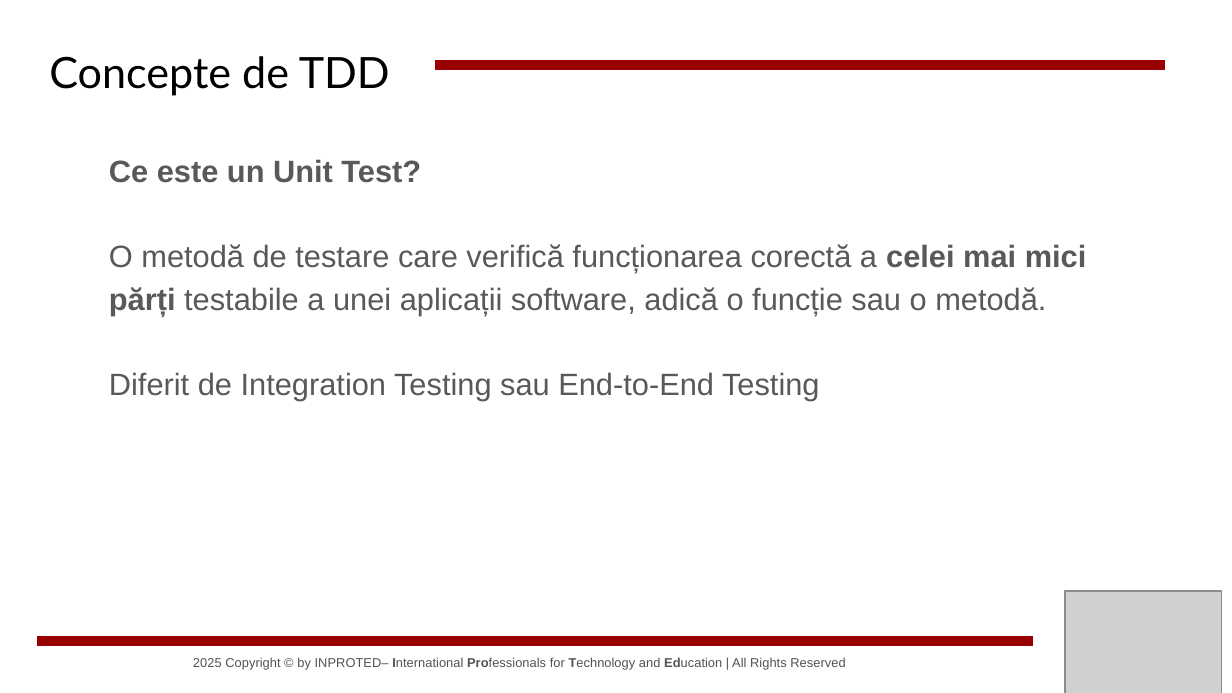
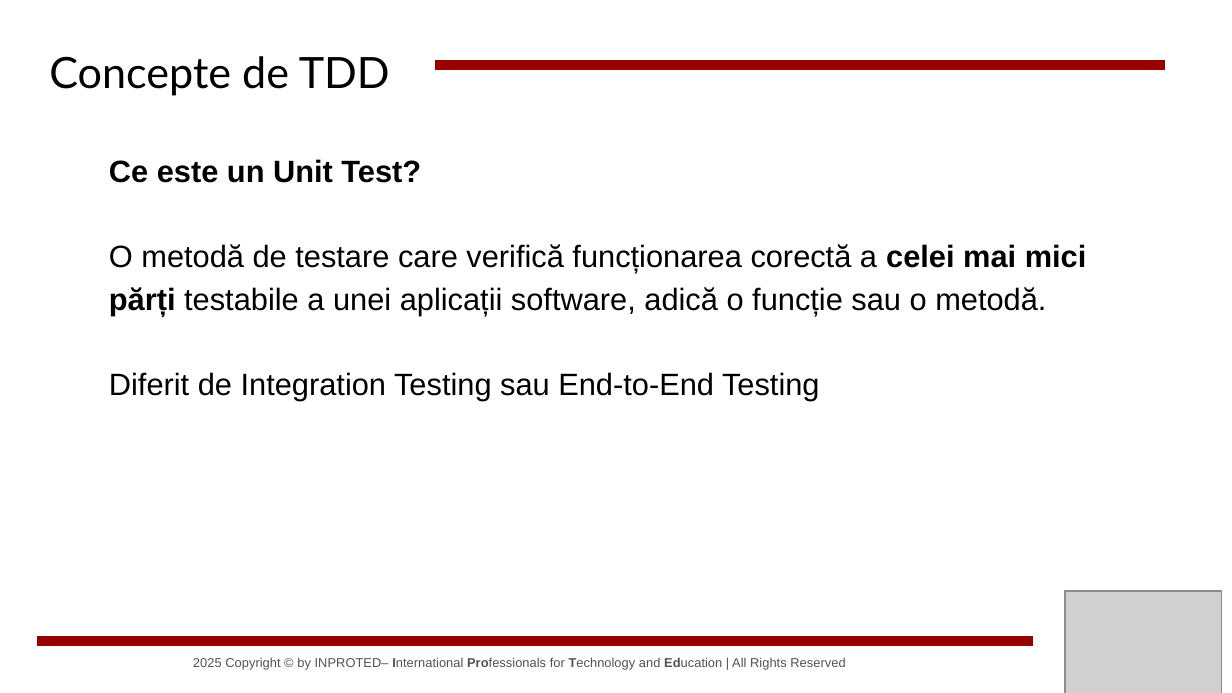
Before and after one commit to Mikinyil/CodeSinaia-2025.src, a slide deck: slide 9 of _Documents/Stefan/Test-Driven Development în Python.pptx (slide 8 before the commit). Drawn at 1232x693 pixels with LibreOffice and Linux fonts; fonts in the diff are those of the drawing; grey boxes stand for pictures; background and template pictures are left out. Boxes give left, top, right and bottom in pixels: in the first picture for what was removed or moved away, otherwise in the second. Text is boxed around its words. In the diff, an @@ line names an element or a change of style, - is before the commit and + after.

```diff
--- a/_Documents/Stefan/Test-Driven Development în Python.pptx
+++ b/_Documents/Stefan/Test-Driven Development în Python.pptx
@@ text "Ce este un Unit Test?" at <box>109,159,1087,400</box>: text colour #595959 to #000000 @@
```
Also in this commit, not shown: 9 other slides changed, 4 slides added, 4 other files.
